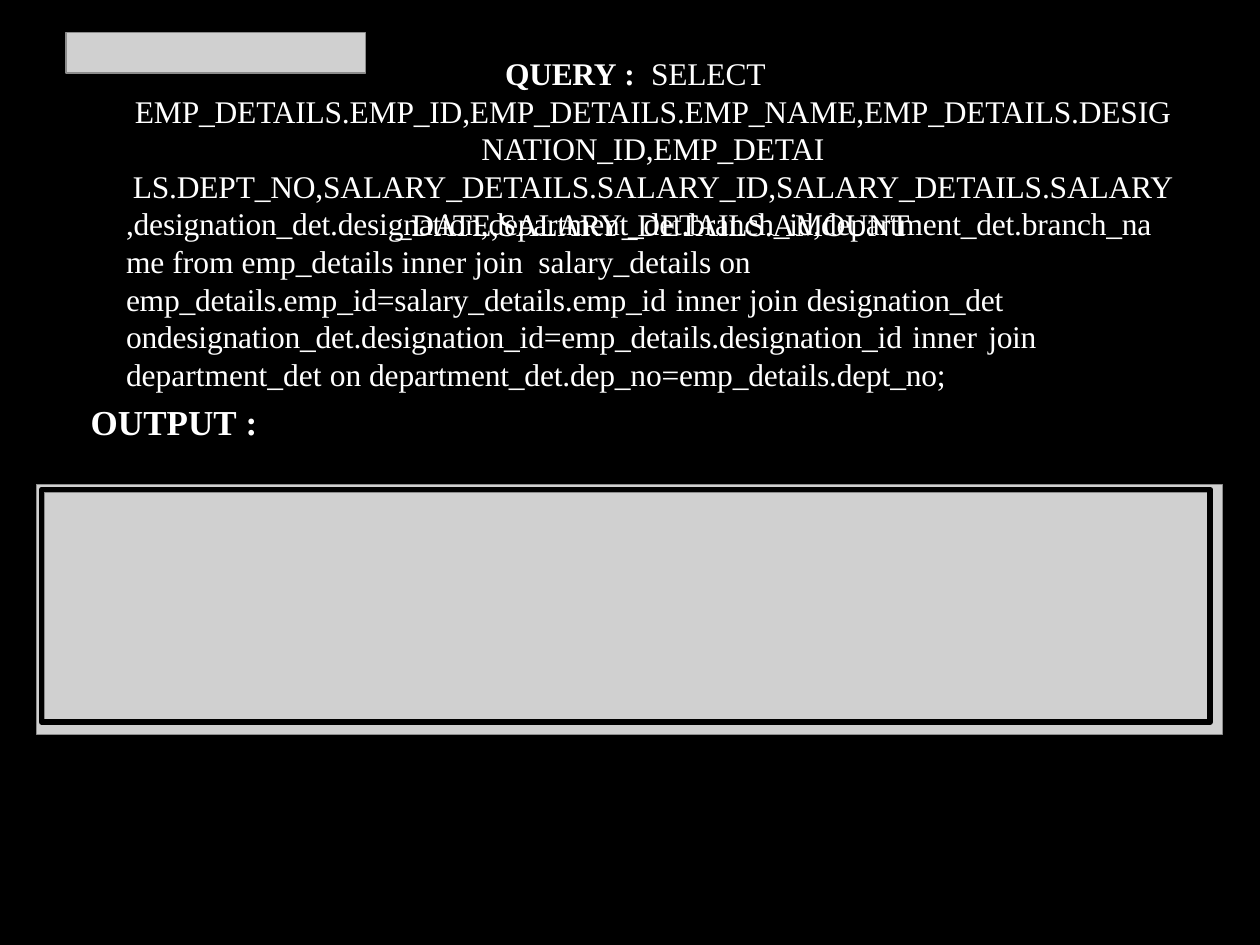
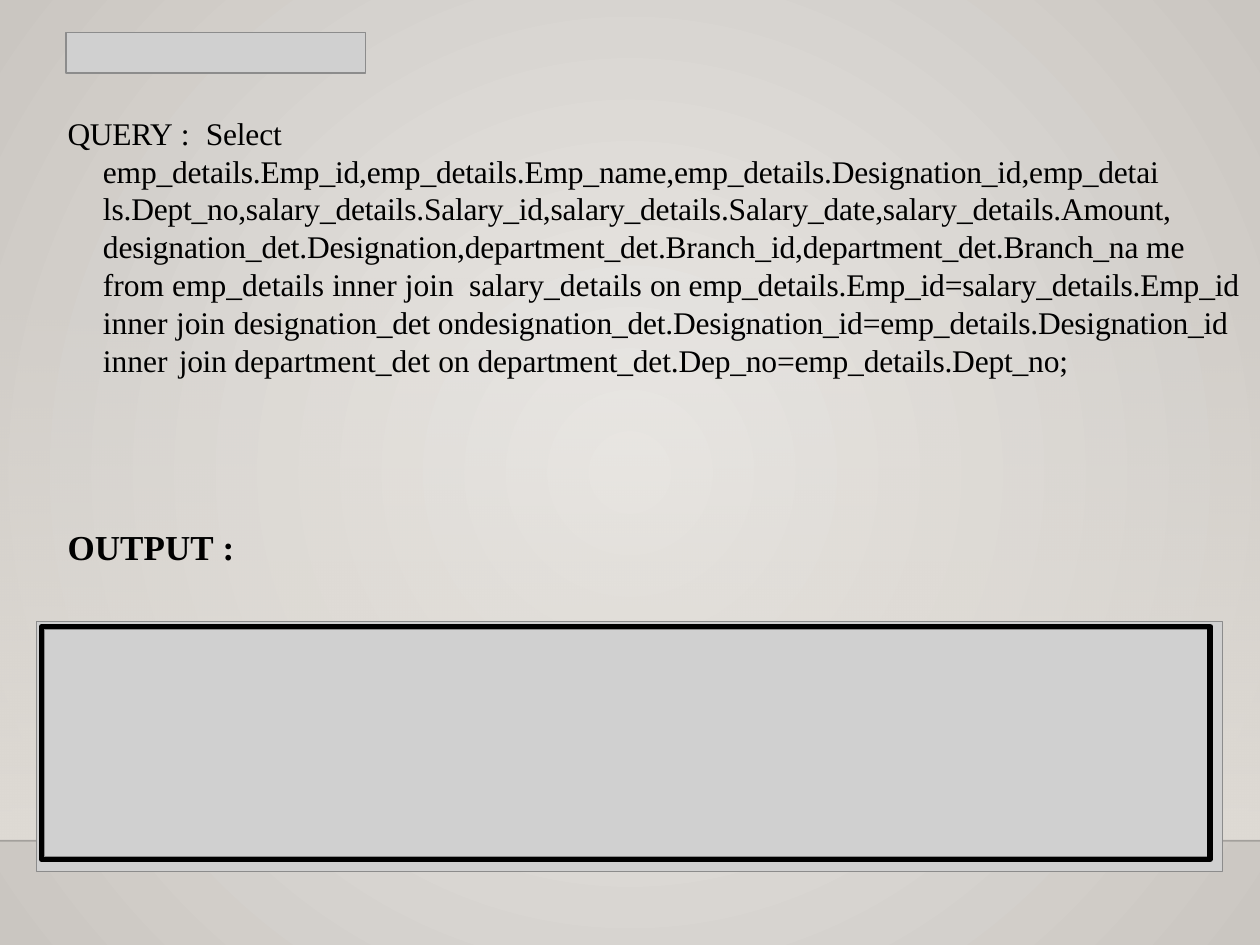
Before and after one commit to Skkishore1103/SQL-Project, a slide deck: slide 45 of Kishore S SQL Project.pptx. Drawn at 1260x945 pixels with LibreOffice and Linux fonts; fonts in the diff are those of the drawing; grey boxes stand for pictures; background and template pictures are left out. Boxes give left, top, right and bottom in pixels: in the first picture for what was removed or moved away, otherwise in the second. Text is boxed around its words. In the diff, an @@ line names an element or a change of style, - is before the commit and + after.

```diff
--- a/Kishore S SQL Project.pptx
+++ b/Kishore S SQL Project.pptx
@@ background picture (left out) to gradient #ECEAE7 to #CAC7C1 @@
@@ title "QUERY : Select emp_details.Emp_id,emp_details.Emp_name,emp_d ..." at bbox=[68, 123, 1240, 378]: vertical alignment middle to top @@
@@ title at bbox=[68, 123, 1240, 378]: text changed; text colour #FFFFFF to #000000 @@
-QUERY : SELECT EMP_DETAILS.EMP_ID,EMP_DETAILS.EMP_NAME,EMP_DETAILS.DESIGNATION_ID,EMP_DETAI LS.DEPT_NO,SALARY_DETAILS.SALARY_ID,SALARY_DETAILS.SALARY_DATE,SALARY_DETAILS.AMOUNT
+QUERY : Select emp_details.Emp_id,emp_details.Emp_name,emp_details.Designation_id,emp_detai ls.Dept_no,salary_details.Salary_id,salary_details.Salary_date,salary_details.Amount, designation_det.Designation,department_det.Branch_id,department_det.Branch_na me from emp_details inner join salary_details on emp_details.Emp_id=salary_details.Emp_id inner join designation_det ondesignation_det.Designation_id=emp_details.Designation_id inner join department_det on department_det.Dep_no=emp_details.Dept_no;
@@ text removed at bbox=[91, 213, 1151, 436] @@
-,designation_det.designation,department_det.branch_id,department_det.branch_na me from emp_details inner join salary_details on emp_details.emp_id=salary_details.emp_id inner join designation_det ondesignation_det.designation_id=emp_details.designation_id inner join department_det on department_det.dep_no=emp_details.dept_no;
-OUTPUT :
@@ rectangle added at bbox=[0, 277, 1260, 839], fill gradient #DFDBD5 @@
@@ text added at bbox=[68, 537, 214, 561], 20 pt, text #000000, bold @@
+OUTPUT :
@@ 2 pictures, 1 freeform shape: place and size @@
-2 pictures, 1 freeform shape at bbox=[37, 484, 1222, 733]
+2 pictures, 1 freeform shape at bbox=[37, 621, 1222, 871]
@@ line added from (0, 840) to (1260, 840), #000001 1 pt @@
```
Also in this commit, not shown: 59 other slides changed.
